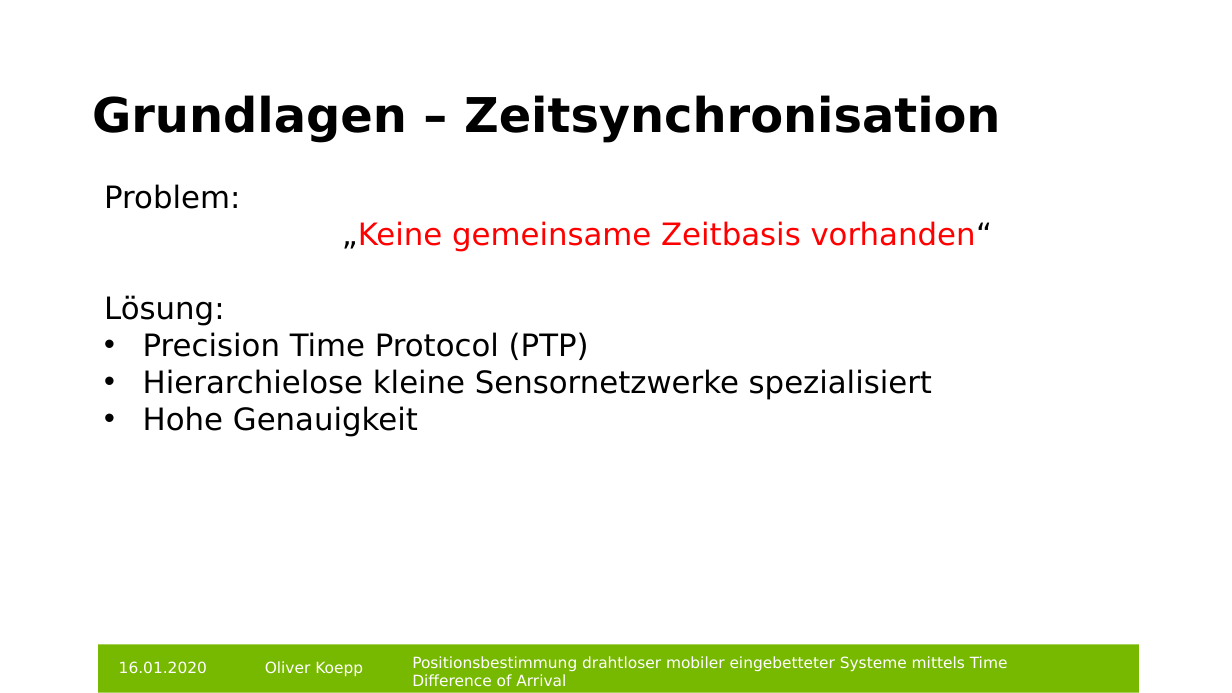
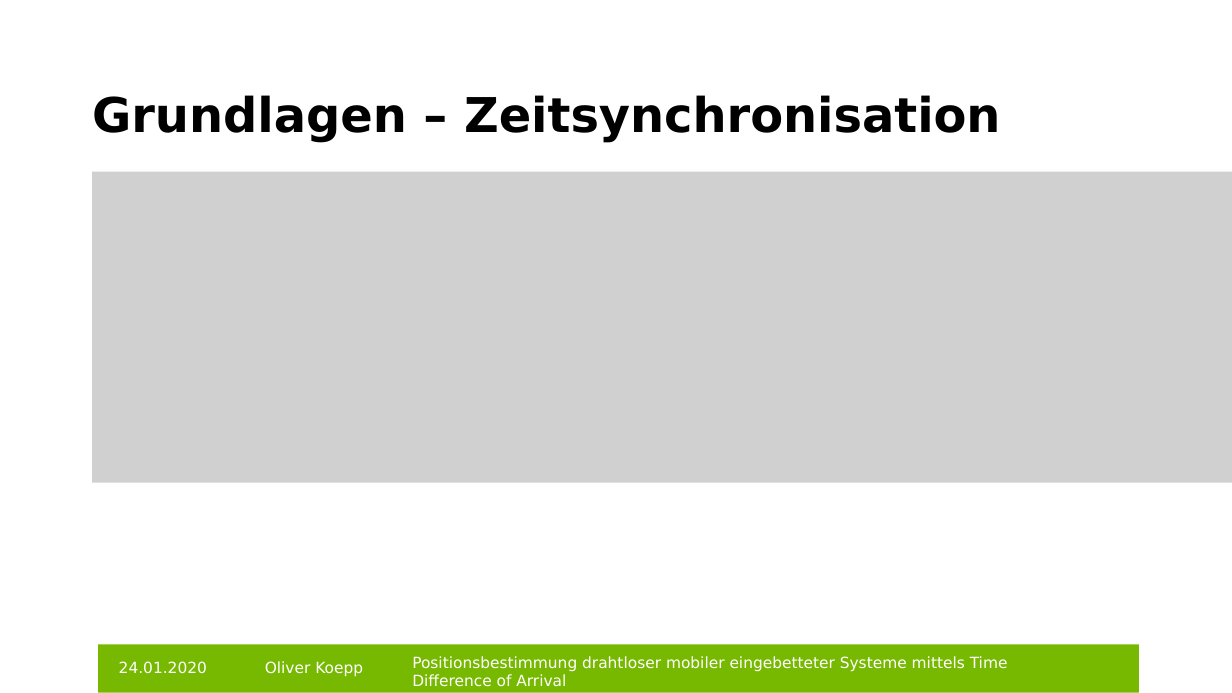
Before and after one commit to git-oliver/Bachelor-thesis, a slide deck: slide 8 of bachelorarbeit_vortrag.pptx (slide 7 before the commit). Drawn at 1232x693 pixels with LibreOffice and Linux fonts; fonts in the diff are those of the drawing; grey boxes stand for pictures; background and template pictures are left out. Boxes give left, top, right and bottom in pixels: in the first picture for what was removed or moved away, otherwise in the second. Text is boxed around its words. In the diff, an @@ line names an element or a change of style, - is before the commit and + after.

```diff
--- a/bachelorarbeit_vortrag.pptx
+++ b/bachelorarbeit_vortrag.pptx
@@ picture added at (x1=92, y1=171, x2=1232, y2=482) @@
@@ text removed at (x1=104, y1=184, x2=993, y2=437) @@
-Problem:
-„Keine gemeinsame Zeitbasis vorhanden“
-Lösung:
-• Precision Time Protocol (PTP)
-• Hierarchielose kleine Sensornetzwerke spezialisiert
-• Hohe Genauigkeit
@@ text at (x1=119, y1=661, x2=207, y2=674): text changed @@
-16.01.2020
+24.01.2020
```
Also in this commit, not shown: 15 other slides changed, 2 slides removed, 1 other file.
